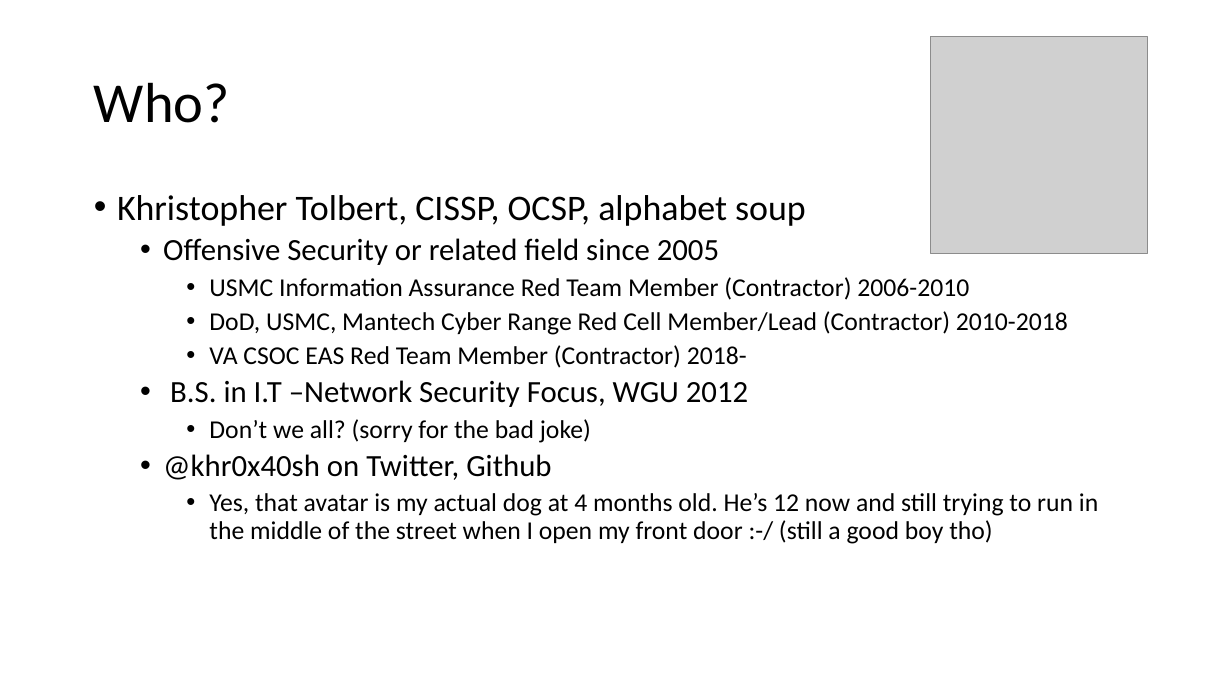
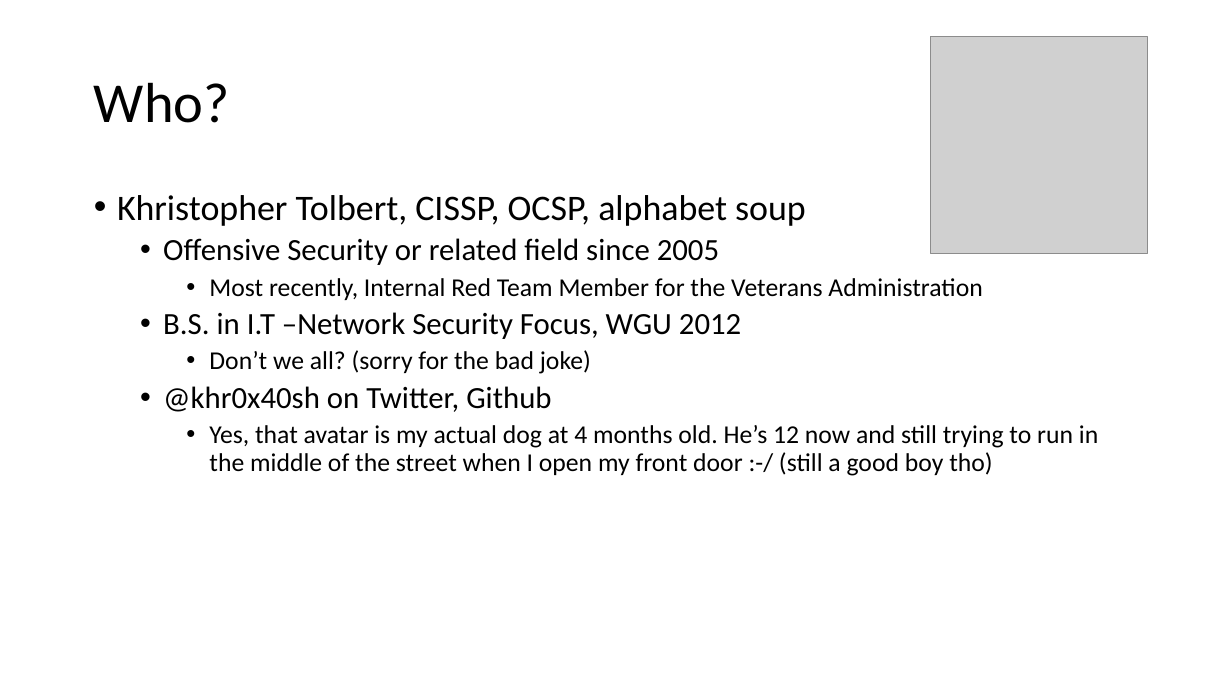
Before and after one commit to khr0x40sh/talks, a slide deck: slide 2 of FredSec/2020/05 FEB/Exposing C# .NET and JIT Hooking for profit - Copy.pptx. Drawn at 1232x693 pixels with LibreOffice and Linux fonts; fonts in the diff are those of the drawing; grey boxes stand for pictures. Boxes give left, top, right and bottom in pixels: in the first picture for what was removed or moved away, otherwise in the second. Text is boxed around its words. In the diff, an @@ line names an element or a change of style, - is before the commit and + after.

Commit message:
Updated Slides

```diff
--- a/FredSec/2020/05 FEB/Exposing C# .NET and JIT Hooking for profit - Copy.pptx
+++ b/FredSec/2020/05 FEB/Exposing C# .NET and JIT Hooking for profit - Copy.pptx
@@ text at [209,278,982,300]: text changed @@
-    • USMC Information Assurance Red Team Member (Contractor) 2006-2010
-    • DoD, USMC, Mantech Cyber Range Red Cell Member/Lead (Contractor) 2010-2018
-    • VA CSOC EAS Red Team Member (Contractor) 2018-
+    • Most recently, Internal Red Team Member for the Veterans Administration
```
Also in this commit, not shown: 2 other slides changed.
